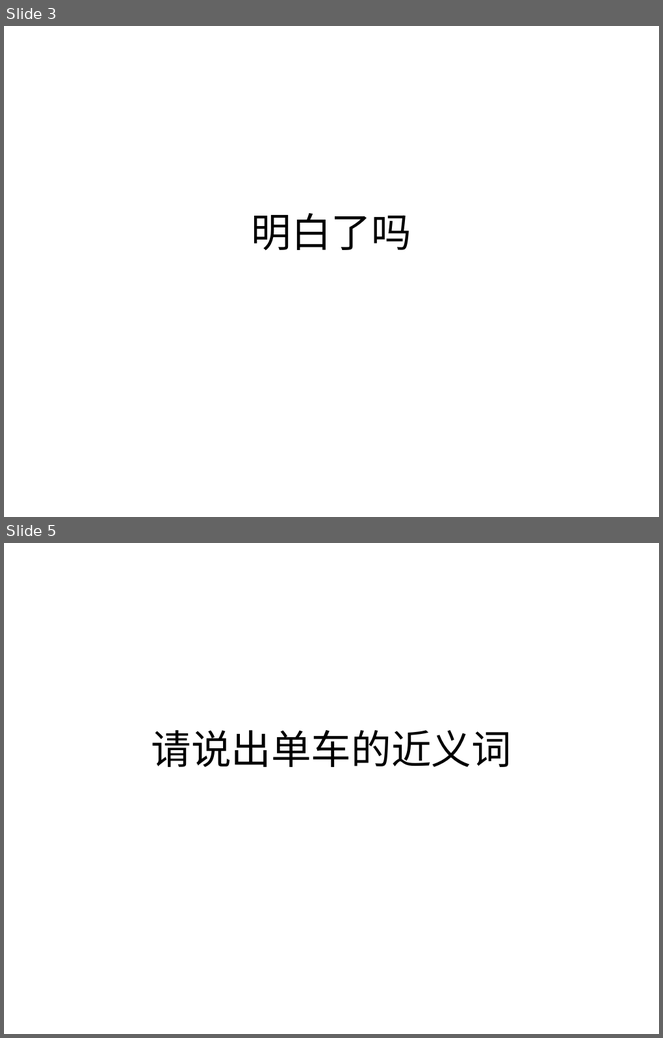
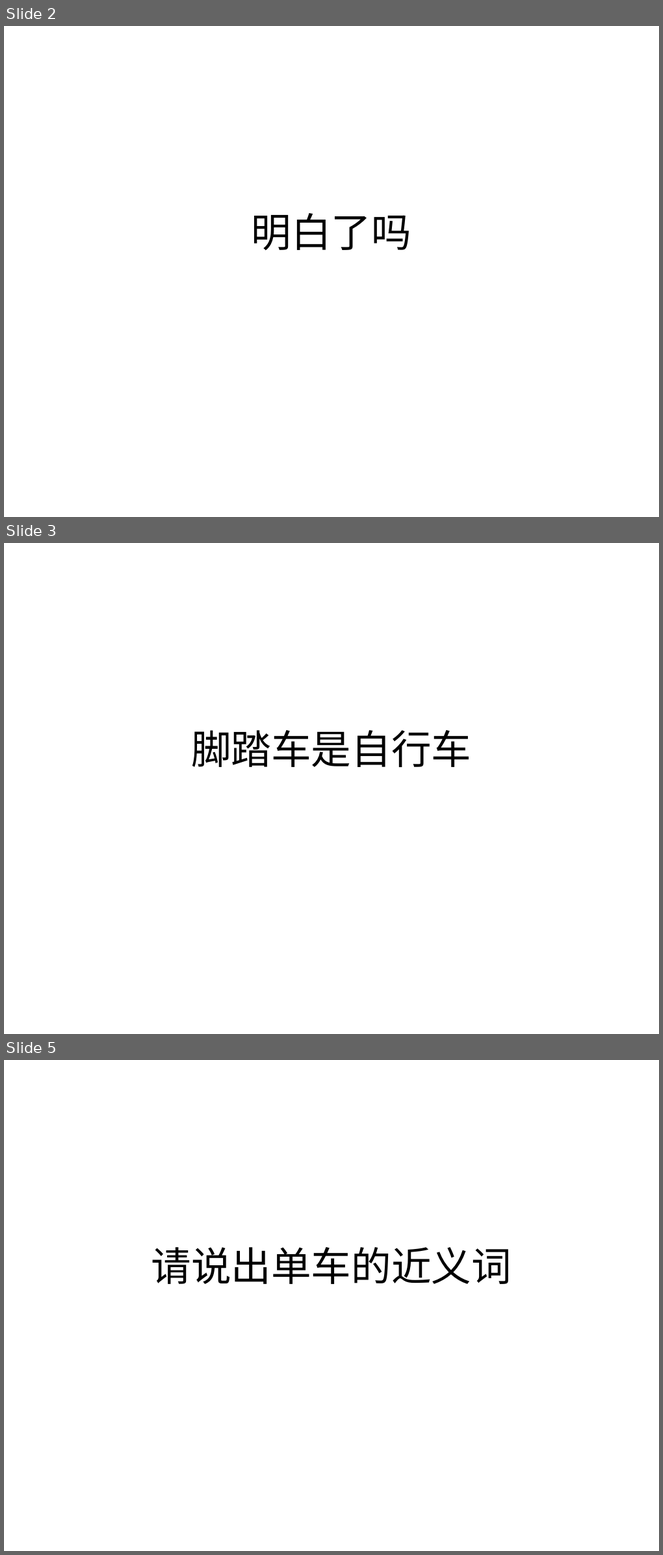
Before and after one commit to CristinaEx/AutoTeacherProject, a slide deck: test_data/test.ppt. Shown one above the other, each under a label of ours: slides 3 and 5 before the commit, slides 2, 3 and 5 after it; the slides between them are not shown. The pictures are 663x1038 and 663x1555 pixels, drawn with LibreOffice and Linux fonts; fonts in the diff are those of the drawing. Boxes give left, top, right and bottom in pixels: in the first picture for what was removed or moved away, otherwise in the second. Text is boxed around its words. In the diff, an @@ line names an element or a change of style, - is before the commit and + after.

```diff
--- a/test_data/test.ppt
+++ b/test_data/test.ppt
@@ slide 3 added at (x1=4, y1=543, x2=659, y2=1034), background #FFFFFF @@
@@ title added at (x1=191, y1=730, x2=471, y2=767), 44 pt, text #000000 @@
+脚踏车是自行车
@@ what was slide 3 is now slide 2 @@
```
Also in this commit, not shown: 2 slides changed, 1 slide removed, 15 other files.
